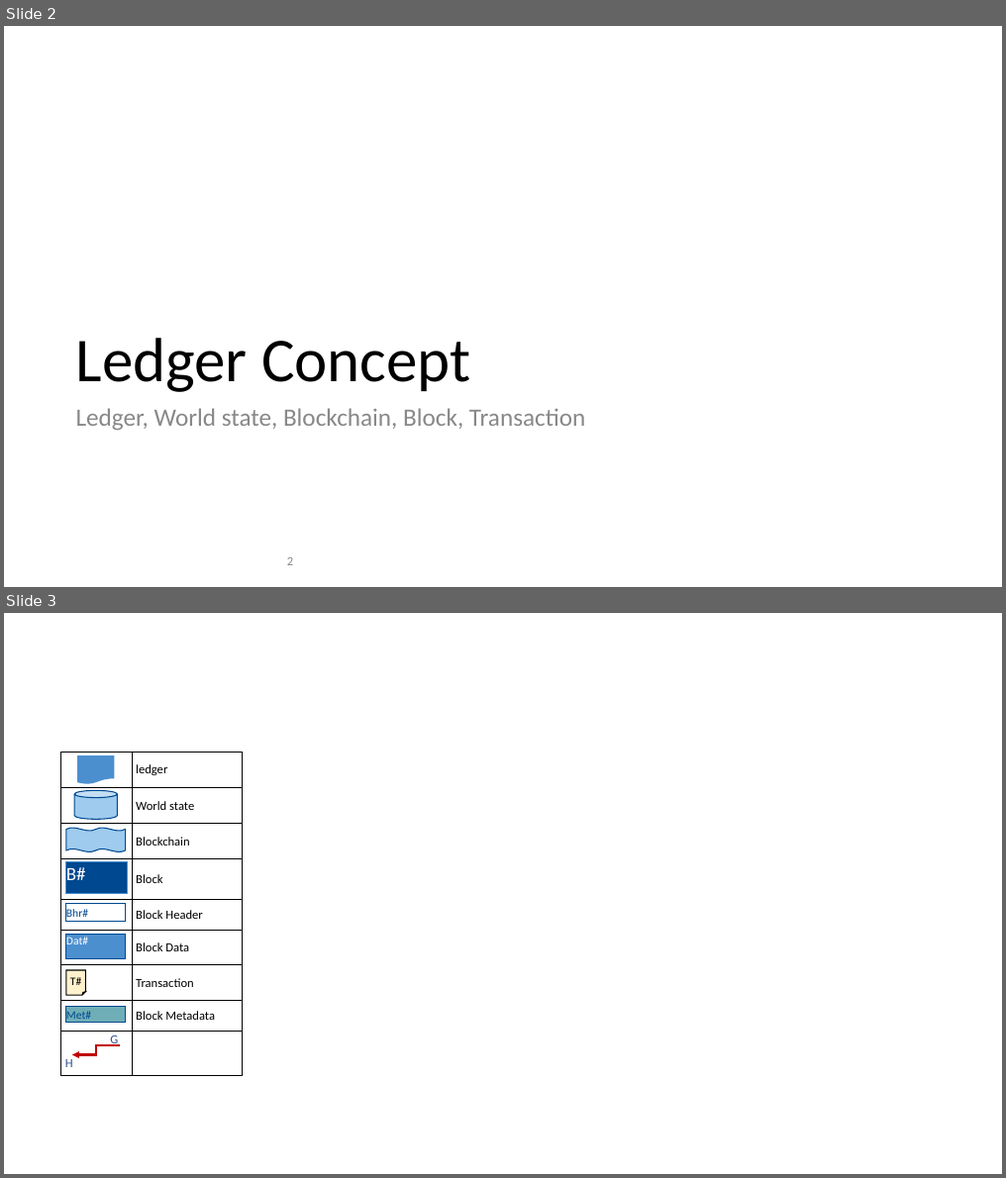
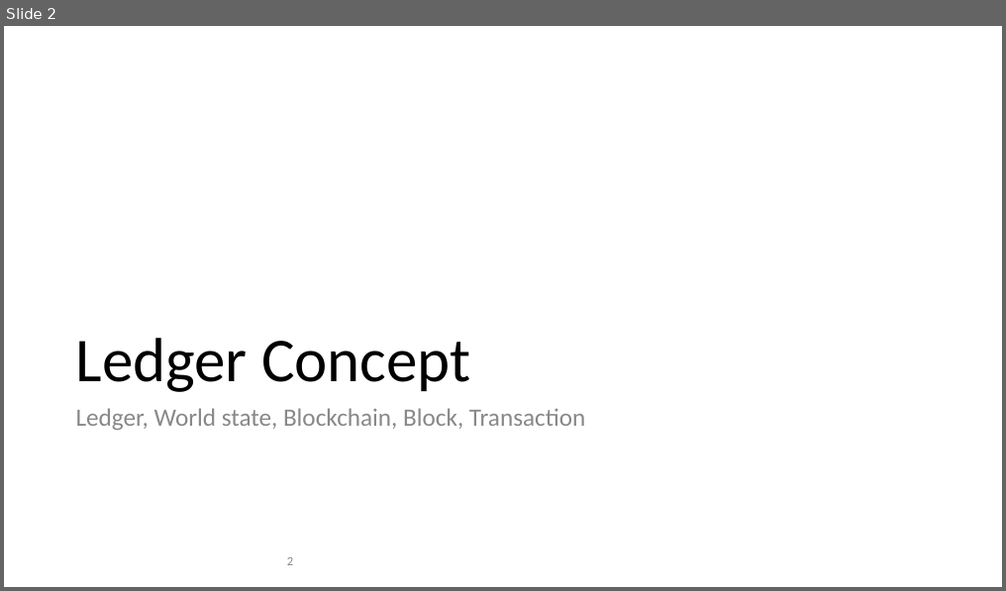
Before and after one commit to hyperledger/fabric, a slide deck: docs/source/diagrams/diagrams.pptx. Shown one above the other, each under a label of ours: slides 2 and 3 before the commit, slide 2 after it. The pictures are 1006x1178 and 1006x591 pixels, drawn with LibreOffice and Linux fonts; fonts in the diff are those of the drawing. Boxes give left, top, right and bottom in pixels: in the first picture for what was removed or moved away, otherwise in the second. Text is boxed around its words. In the diff, an @@ line names an element or a change of style, - is before the commit and + after.

Commit message:
FAB-9388: Blockchain Network concept topic
Added links to glossary terms.
Final edits in preparation for +2 review.

```diff
--- a/docs/source/diagrams/diagrams.pptx
+++ b/docs/source/diagrams/diagrams.pptx
@@ slide 3 removed at (x1=4, y1=613, x2=1002, y2=1174), background #FFFFFF @@
@@ table removed at (x1=60, y1=753, x2=242, y2=1073), 9 rows, 2 columns @@
- | ledger
- | World state
- | Blockchain
- | Block
- | Block Header
- | Block Data
- | Transaction
- | Block Metadata
- | 
@@ freeform shape removed at (x1=77, y1=756, x2=114, y2=784) @@
@@ freeform shape removed at (x1=74, y1=790, x2=117, y2=819) @@
@@ ellipse removed at (x1=74, y1=790, x2=117, y2=798) @@
@@ freeform shape removed at (x1=74, y1=790, x2=117, y2=819) @@
@@ freeform shape removed at (x1=66, y1=828, x2=126, y2=852) @@
@@ rectangle removed at (x1=66, y1=862, x2=127, y2=894) @@
@@ text removed at (x1=66, y1=867, x2=86, y2=880) @@
-B#
@@ rectangle removed at (x1=66, y1=904, x2=126, y2=922) @@
@@ text removed at (x1=66, y1=909, x2=88, y2=917) @@
-Bhr#
@@ rectangle removed at (x1=66, y1=934, x2=126, y2=959) @@
@@ text removed at (x1=66, y1=937, x2=88, y2=945) @@
-Dat#
@@ group removed at (x1=66, y1=970, x2=85, y2=995): 3 freeform shapes, 1 text @@
-T#
@@ rectangle removed at (x1=66, y1=1007, x2=126, y2=1023) @@
@@ text removed at (x1=66, y1=1011, x2=91, y2=1019) @@
-Met#
@@ freeform shape removed at (x1=72, y1=1046, x2=119, y2=1056) @@
@@ text removed at (x1=110, y1=1036, x2=118, y2=1047) @@
-G
@@ text removed at (x1=65, y1=1059, x2=73, y2=1067) @@
-H
```
Also in this commit, not shown: 6 slides changed, 17 slides added, 18 other slides removed, 17 other files.
